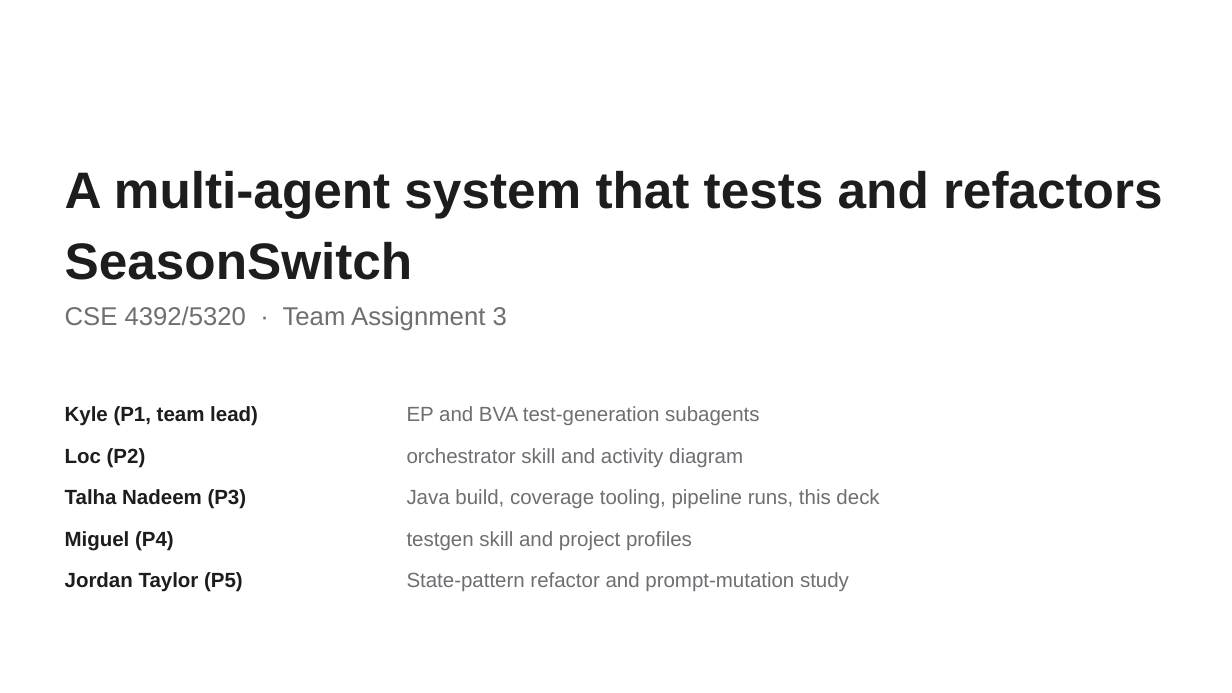
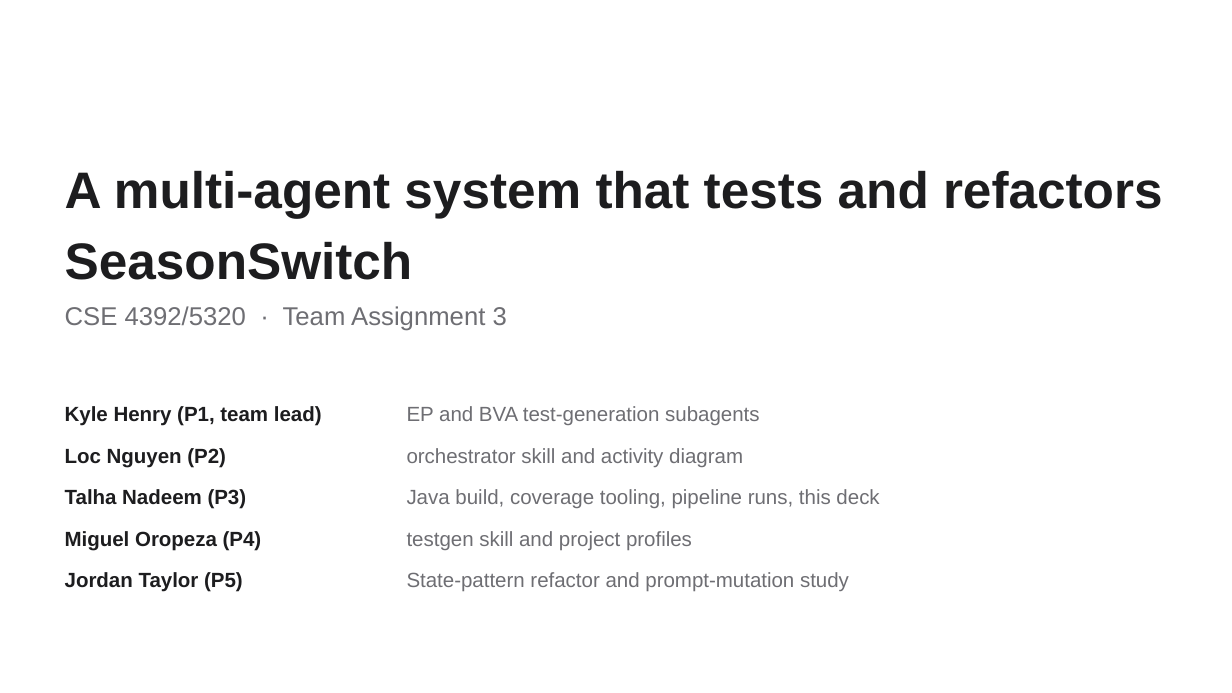
Before and after one commit to JordanTaylorGit/CSE-4392-Multi-Agent-System, a slide deck: slide 1 of slides/team3.pptx. Drawn at 1232x693 pixels with LibreOffice and Linux fonts; fonts in the diff are those of the drawing. Boxes give left, top, right and bottom in pixels: in the first picture for what was removed or moved away, otherwise in the second. Text is boxed around its words. In the diff, an @@ line names an element or a change of style, - is before the commit and + after.

```diff
--- a/slides/team3.pptx
+++ b/slides/team3.pptx
@@ text at (65, 406, 322, 426): text changed @@
-Kyle (P1, team lead)
+Kyle Henry (P1, team lead)
@@ text at (65, 448, 226, 467): text changed @@
-Loc (P2)
+Loc Nguyen (P2)
@@ text at (65, 531, 262, 551): text changed @@
-Miguel (P4)
+Miguel Oropeza (P4)
```
Also in this commit, not shown: 1 other file.
